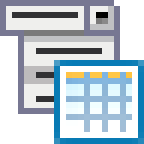
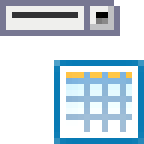
Layer changes from the first 144x144 image to the second:
added layer "TsWorksheetIndicator" above "TsCellCombobox" over [24, 30, 84, 36]
hid "TsCellCombobox" over [18, 30, 120, 114]
